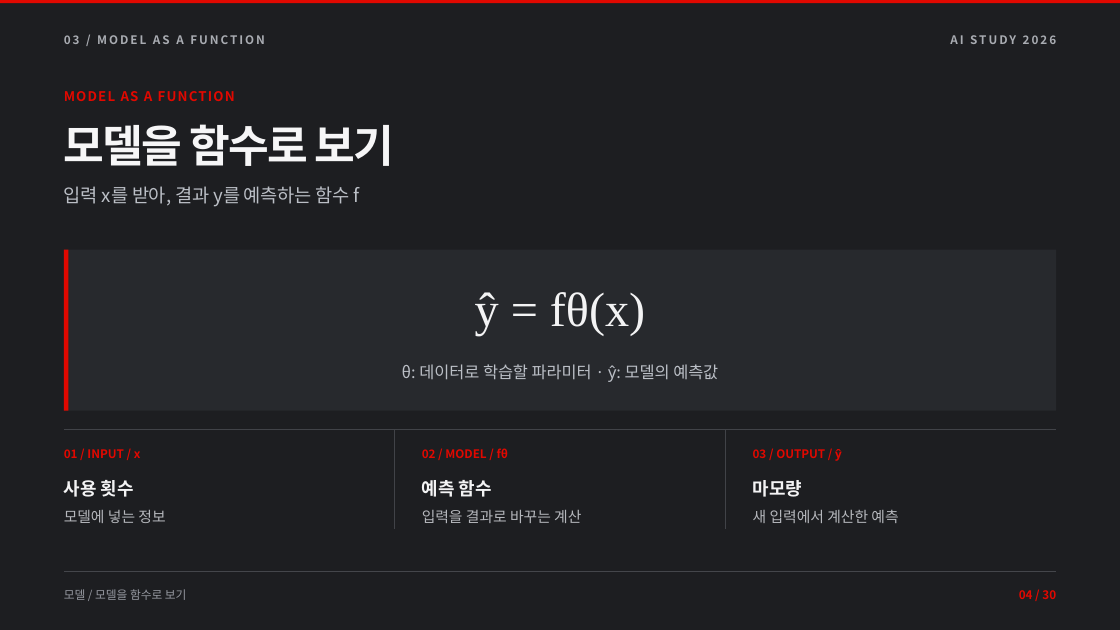
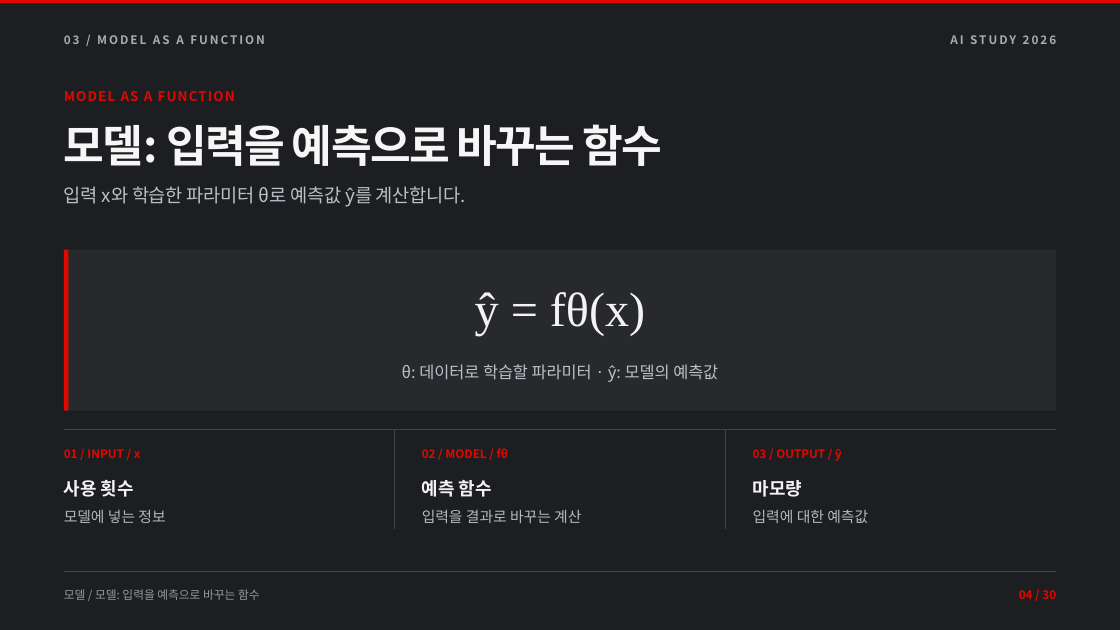
Before and after one commit to TRIPLESONG90/DAL, a slide deck: slide 4 of week2/DAL_Week2_AI_Learning.pptx. Drawn at 1120x630 pixels with LibreOffice and Linux fonts; fonts in the diff are those of the drawing. Boxes give left, top, right and bottom in pixels: in the first picture for what was removed or moved away, otherwise in the second. Text is boxed around its words. In the diff, an @@ line names an element or a change of style, - is before the commit and + after.

```diff
--- a/week2/DAL_Week2_AI_Learning.pptx
+++ b/week2/DAL_Week2_AI_Learning.pptx
@@ text at box(64, 124, 662, 166): text changed @@
-모델을 함수로 보기
+모델: 입력을 예측으로 바꾸는 함수
@@ text at box(64, 186, 466, 207): text changed @@
-입력 x를 받아, 결과 y를 예측하는 함수 f
+입력 x와 학습한 파라미터 θ로 예측값 ŷ를 계산합니다.
@@ text at box(753, 509, 868, 523): text changed @@
-새 입력에서 계산한 예측
+입력에 대한 예측값
@@ text at box(64, 589, 260, 600): text changed @@
-모델 / 모델을 함수로 보기
+모델 / 모델: 입력을 예측으로 바꾸는 함수
```
Also in this commit, not shown: 27 other slides changed, 16 other files.
